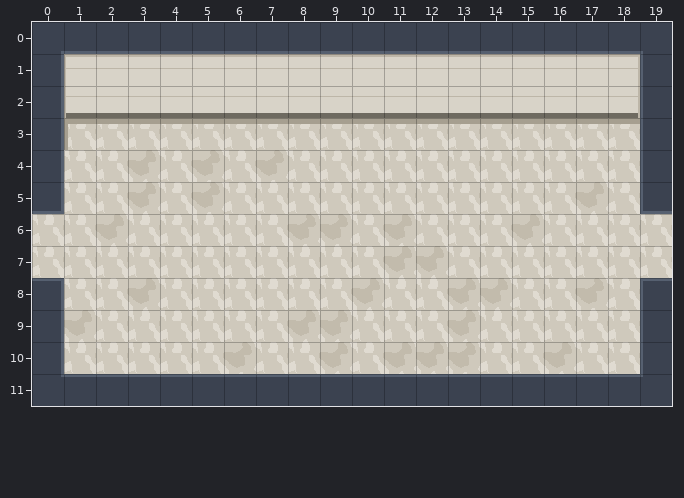
Two versions of a level (Tiled map (JSON), public/assets/maps/prologue/freight-hall.tmj). Above is the file before it was changed.
Cells are 32x32 px. Shown: x 0..19, y 0..11.
After the commit:
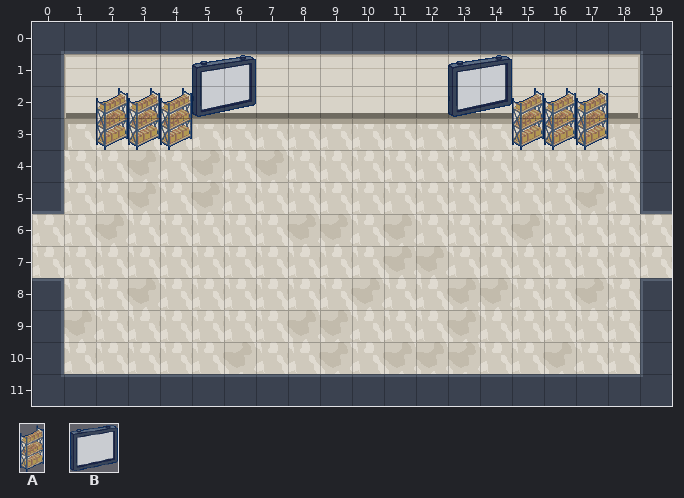
Key: from "props": A 0 "prop-steel-shelf", B 1 "prop-wall-board-frame".
Objects are placed by their top-left corner, in cells (3,4 is the top-left corner of cell 3,4); size is 1x1 cell unless given.
The exact change:
Layer "props" (added):
added: B "wall-board-frame" at 5,1 size 2x2
added: B "wall-board-frame" at 13,1 size 2x2
added: A "steel-shelf" at 2,2 size 1x2
added: A "steel-shelf" at 3,2 size 1x2
added: A "steel-shelf" at 4,2 size 1x2
added: A "steel-shelf" at 15,2 size 1x2
added: A "steel-shelf" at 16,2 size 1x2
added: A "steel-shelf" at 17,2 size 1x2
